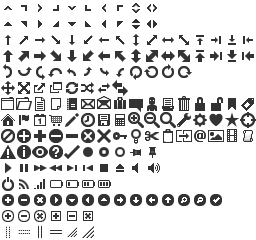
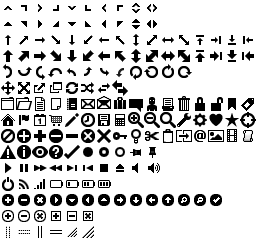
The second 256 x 240 image is a revision of the first. Changes to its layers:
painted on "arrow-4" over [left=1, top=81, right=15, bottom=95]
painted on "transferthick-e-w" over [left=112, top=80, right=128, bottom=96]
painted on "folder-open" over [left=16, top=97, right=32, bottom=110]
painted on "pencil" over [left=65, top=113, right=79, bottom=127]
painted on "clock" over [left=81, top=113, right=95, bottom=127]
painted on "zoomin" over [left=128, top=112, right=144, bottom=128]
painted on "zoomout" over [left=144, top=112, right=160, bottom=128]
painted on "search" over [left=160, top=112, right=176, bottom=128]
painted on "wrench" over [left=177, top=113, right=191, bottom=127]
painted on "gear" over [left=193, top=113, right=207, bottom=127]
painted on "star" over [left=225, top=113, right=239, bottom=127]
painted on "link" over [left=240, top=112, right=256, bottom=128]
painted on "cancel" over [left=1, top=129, right=15, bottom=143]
painted on "plus" over [left=17, top=129, right=31, bottom=143]
painted on "minus" over [left=49, top=129, right=63, bottom=143]
painted on "close" over [left=81, top=129, right=95, bottom=143]
painted on "closethick" over [left=97, top=129, right=111, bottom=143]
painted on "copy" over [left=176, top=130, right=192, bottom=142]
painted on "image" over [left=208, top=130, right=224, bottom=142]
painted on "alert" over [left=0, top=145, right=16, bottom=159]
painted on "info" over [left=17, top=145, right=31, bottom=159]
painted on "notice" over [left=32, top=146, right=48, bottom=158]
painted on "help" over [left=49, top=145, right=63, bottom=159]
painted on "check" over [left=64, top=145, right=80, bottom=159]
…and 149 more changes (149 painted)
